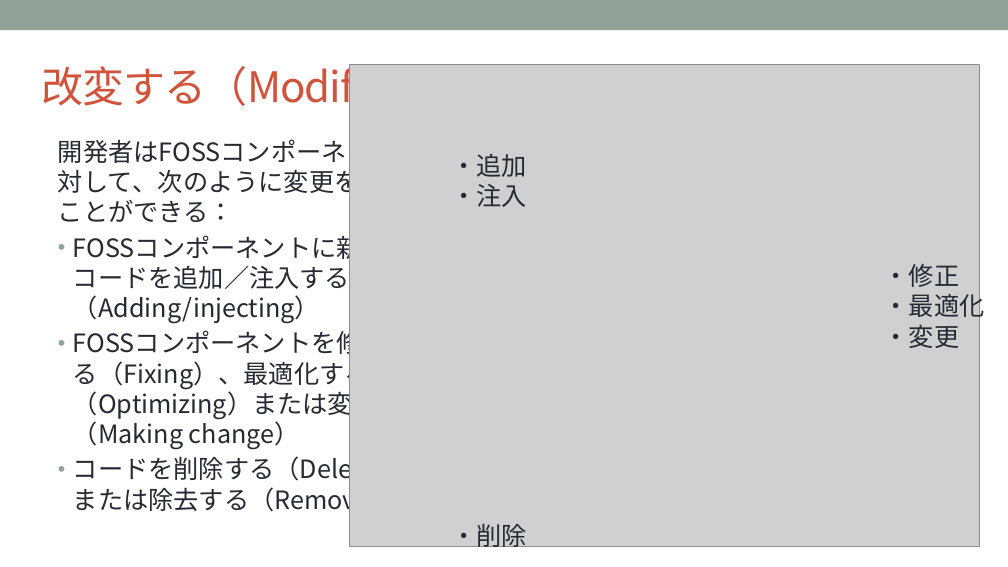
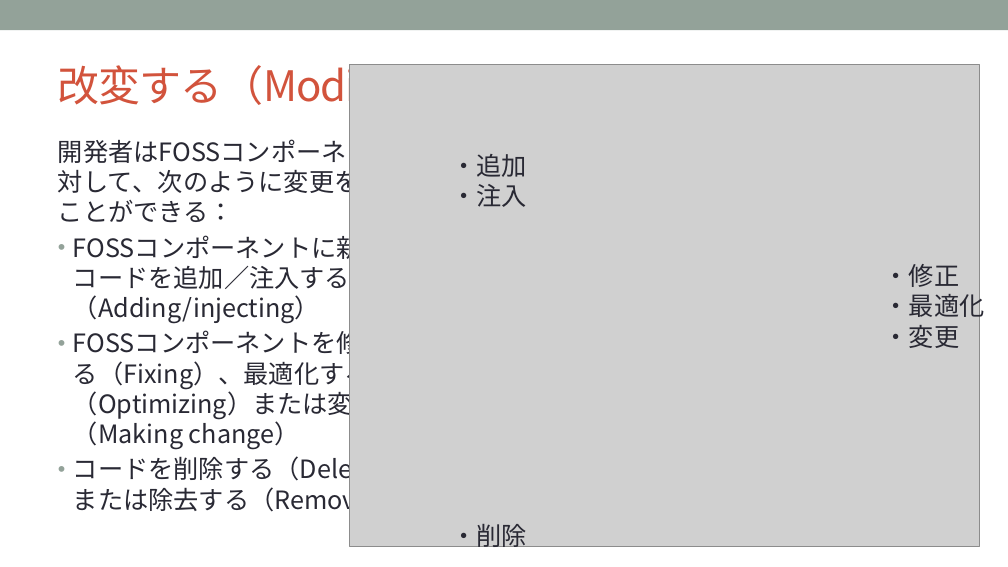
Before and after one commit to OpenChain-Project/Curriculum-Translation-JP, a slide deck: slide 38 of REVIEW/Version_for_v1.1/openchain-curriculum-for-1-1_JP_review_tani.pptx (slide 39 before the commit). Drawn at 1008x567 pixels with LibreOffice and Linux fonts; fonts in the diff are those of the drawing; grey boxes stand for pictures; background and template pictures are left out. Boxes give left, top, right and bottom in pixels: in the first picture for what was removed or moved away, otherwise in the second. Text is boxed around its words. In the diff, an @@ line names an element or a change of style, - is before the commit and + after.

```diff
--- a/REVIEW/Version_for_v1.1/openchain-curriculum-for-1-1_JP_review_tani.pptx
+++ b/REVIEW/Version_for_v1.1/openchain-curriculum-for-1-1_JP_review_tani.pptx
@@ title "改変する（Modification）" moved from (x1=42, y1=64, x2=523, y2=113) to (x1=58, y1=64, x2=539, y2=112) @@
```
Also in this commit, not shown: 46 other slides changed, 2 slides removed.
